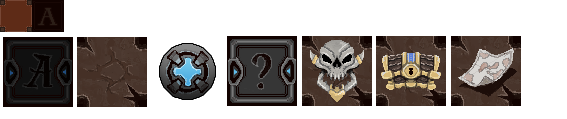
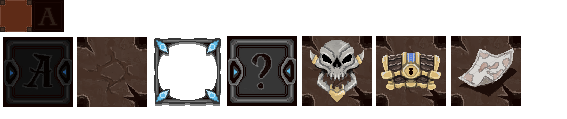
Layer changes from the first 567x119 image to the second:
added layer "Calque 25" above "Calque 15" over [154, 38, 221, 104]
hid "Calque 15" over [160, 44, 215, 99]
